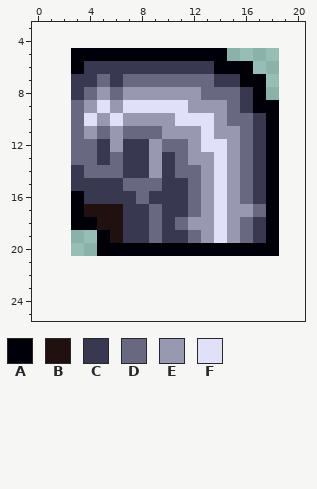
Pixel-art sprite: files/environment1/).png. Above is the file before it was changed.
The file is 16x16 pixels. Colours within 5 levels of each other are drawn and written as one. Shown: x 0..20, y 3..25. The old version is drawn lined up with the new one, on the new canvas.
Palette (. is transparent): A #000008  B #201010  C #383850  D #686880  E #9898b0  F #e0e0f8
Pixels before, first column x 3:
 5 AAAAAAAAAAAA....
 6 ACCCCCCCCCCAAA..
 7 CCDCDDDDDDDCCAA.
 8 CDEDEEEEEEDDDCA.
 9 DEFEFFFFFEEEDCAA
10 DFEFEEEEFFFEDDCA
11 DEDEDDDEEEFEEDCA
12 DDCECCEDDEFFEDCA
13 DDCDCCECDEEFEDCA
14 CDDDCCECDDEFEDCA
15 CCCCDDDCCDEFEDCA
16 ACCCCDCCCDEFEDCA
17 ABBBCCDCCDEFEEDA
18 AABBCCDCDEEFEDCA
19 ..ABCCDCCDEFEDCA
20 ..AAAAAAAAAAAAAA
New version:
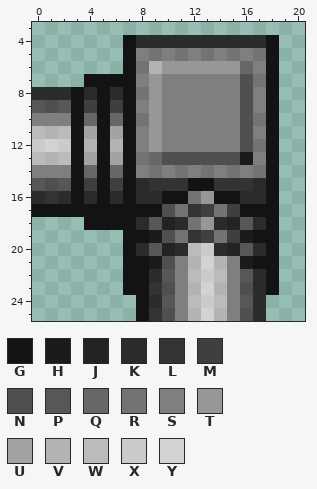
Colours new in this view: G #131313  H #1b1b1b  J #232323  K #2b2b2b  L #333333  M #3f3f3f  N #4f4f4f  P #575757  Q #676767  R #737373  S #7f7f7f  T #979797  U #a3a3a3  V #b3b3b3  W #bbbbbb  X #cbcbcb  Y #d3d3d3
The exact change:
canvas 16x16 -> 26x26, the old top-left corner now at 3,5
Changed rows in their new state; - is an unchanged pixel.
first column x 0:
 4 -------GKKKKKKKKKKG
 5 ---....GSRSRSRSRSRG
 6 ---....GRVTTTTTTQSG
 7 ---.GGGGSTSSSSSSNRG
 8 KKKGKGKGRTSSSSSSNSG
 9 PNPGMGMGSTSSSSSSNSG
10 SSSGQGQGRTSSSSSSNRG
11 WVWGUGUGSTSSSSSSNSG
12 XYXGVGVGSTSSSSSSNRG
13 WVWGUGUGRQNNNNNNHSG
14 SSSGQGQGSRSRSRSRSRG
15 PNPGMGMGKLLLGGLLLKG
16 KLKGKGKGKKGGRTGGKKG
17 GGGGGGGGGGNRLMRMGGG
18 ---.GGGGKPJKRTKJPKG
19 -----..GGHNRLMRMHGG
20 -----..GKPJKWXKJPKG
21 -------GGHNSVYVSHGG
22 -------GGKPSWXWSPKG
23 -------GGLNSVYVSNKG
24 --------GKPSWXWSPK-
25 --------GLNSVYVSNK-
Pixel boxes of the changes (left, top, right, bottom) in both pictures:
changed: (32, 35, 279, 321)
